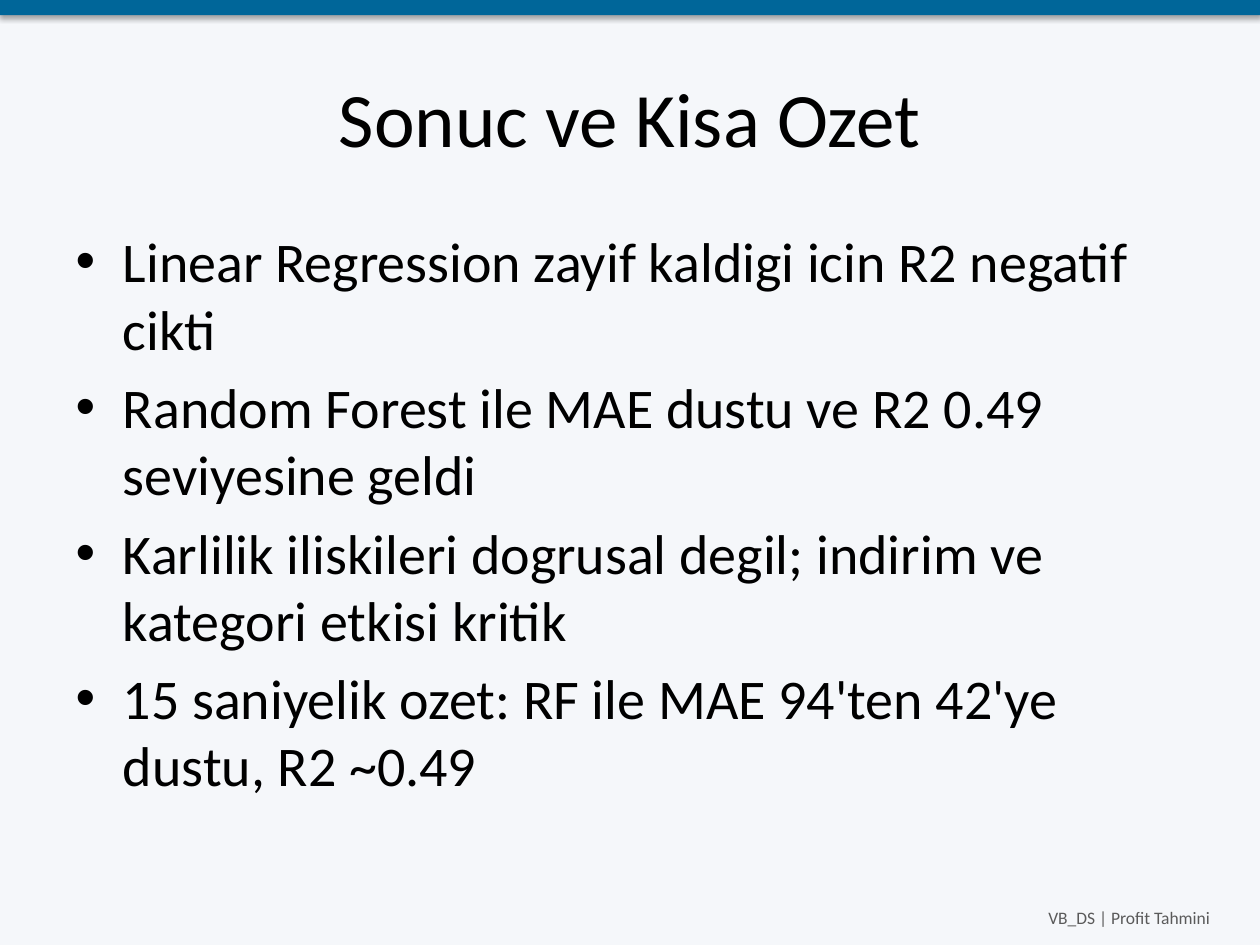
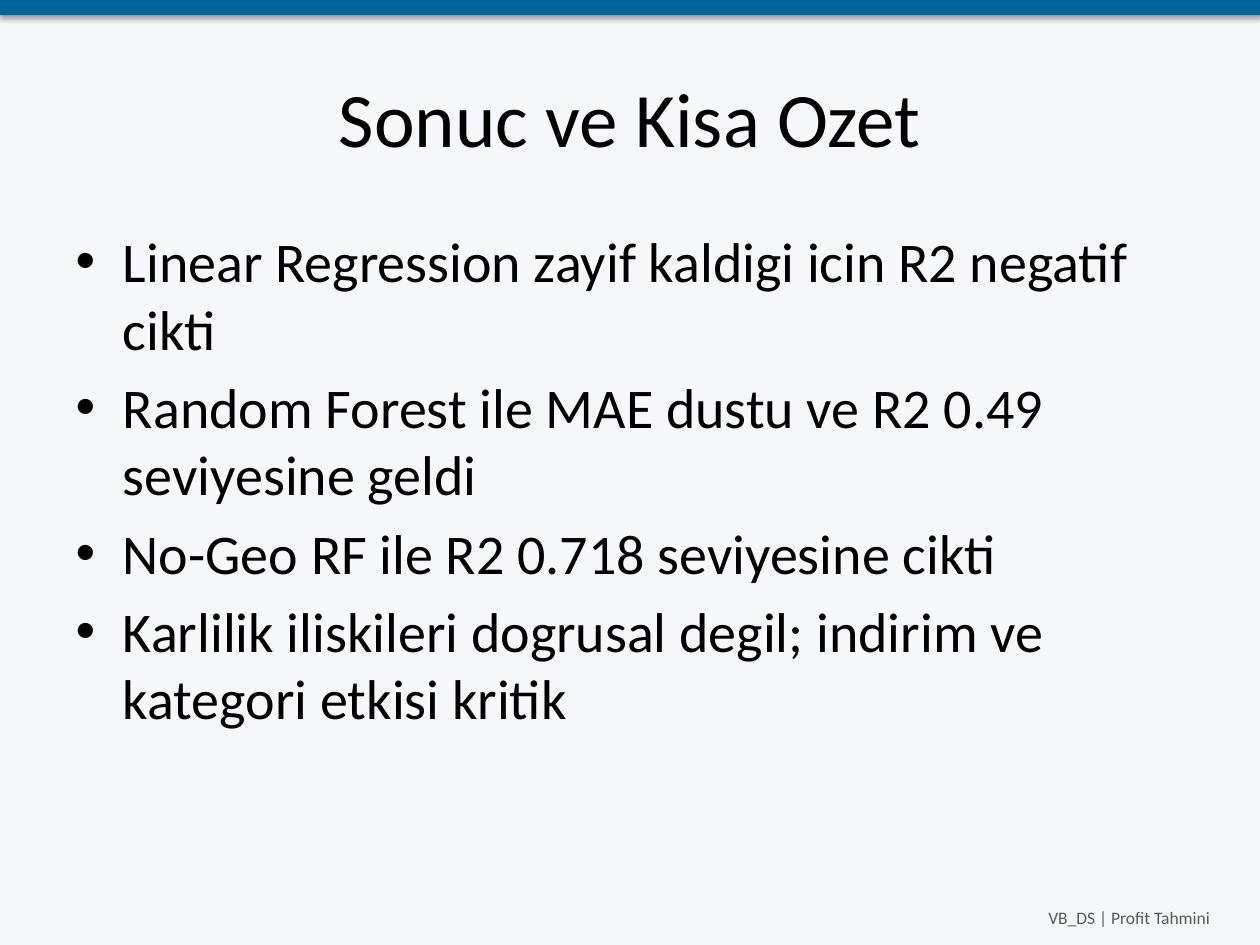
Before and after one commit to esN2k/VB_DS, a slide deck: slide 8 of SUNUM_SLIDES.pptx. Drawn at 1260x945 pixels with LibreOffice and Linux fonts; fonts in the diff are those of the drawing. Boxes give left, top, right and bottom in pixels: in the first picture for what was removed or moved away, otherwise in the second. Text is boxed around its words. In the diff, an @@ line names an element or a change of style, - is before the commit and + after.

```diff
--- a/SUNUM_SLIDES.pptx
+++ b/SUNUM_SLIDES.pptx
@@ text at box(123, 535, 996, 583): paragraph added @@
+• No-Geo RF ile R2 0.718 seviyesine cikti
@@ text at box(123, 680, 1058, 793): paragraph removed @@
-• 15 saniyelik ozet: RF ile MAE 94'ten 42'ye dustu, R2 ~0.49
```
Also in this commit, not shown: 3 other slides changed, 17 other files.
